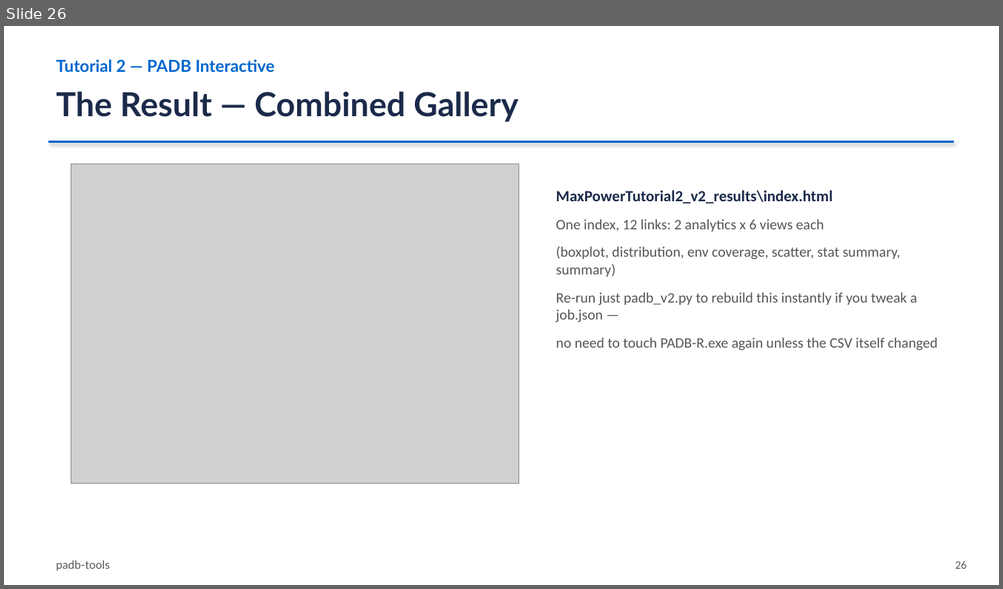
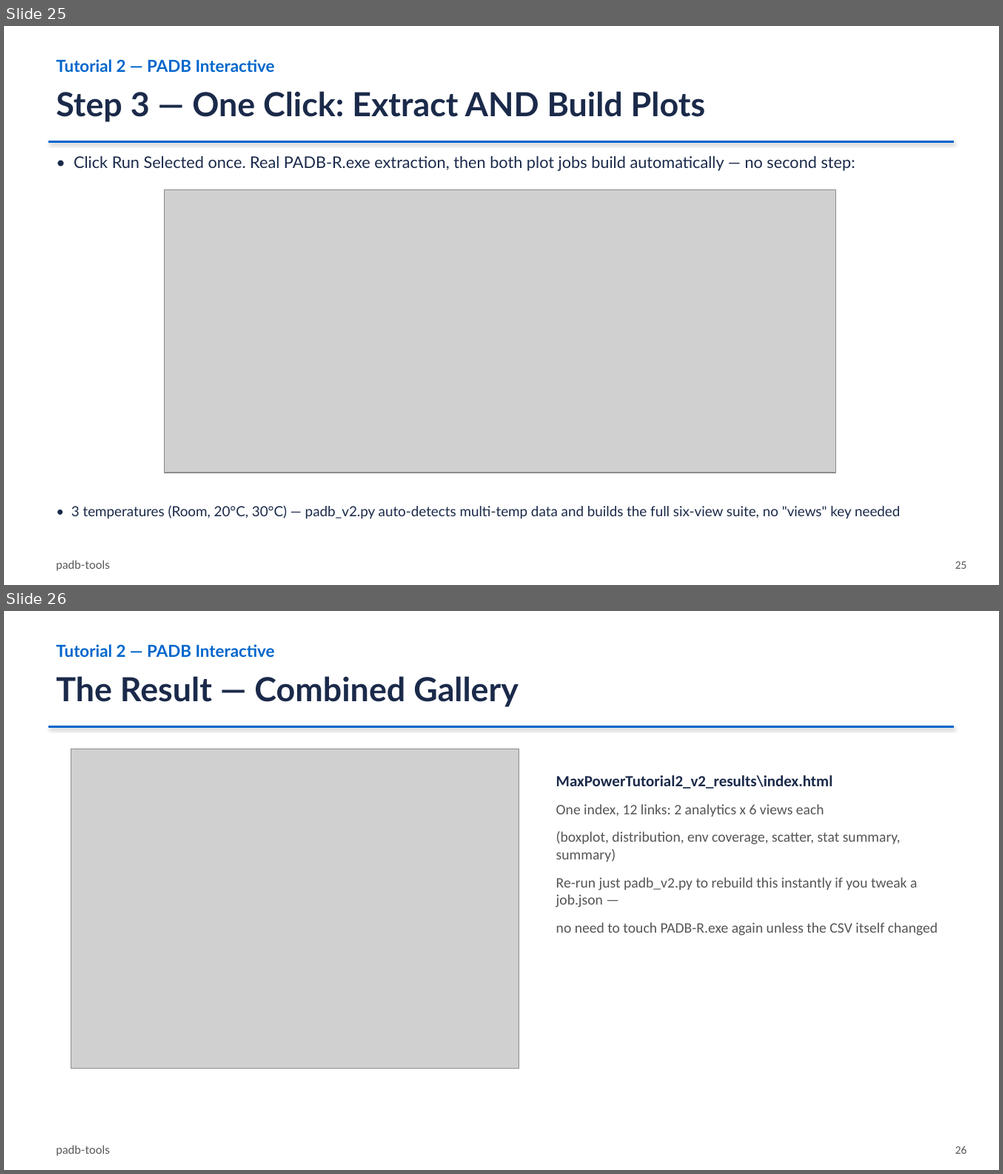
Before and after one commit to damurray/padb-tools, a slide deck: PADB_Simple_and_Interactive.pptx. Shown one above the other, each under a label of ours: slide 26 before the commit, slides 25 and 26 after it. The pictures are 1003x589 and 1003x1174 pixels, drawn with LibreOffice and Linux fonts; fonts in the diff are those of the drawing; grey boxes stand for pictures. Boxes give left, top, right and bottom in pixels: in the first picture for what was removed or moved away, otherwise in the second. Text is boxed around its words. In the diff, an @@ line names an element or a change of style, - is before the commit and + after.

Commit message:
Update Tutorial 1 & 2 slides to the GUI-first web app flow
Replaced the CLI command/output code blocks in Tutorial 1 (slides 19-20)
and Tutorial 2 (slides 23-25) with real screenshots of the actual web
app performing each step -- drop pod, generate job, select the run job,
watch it auto-chain extraction + plot builds. Slide count/numbering
preserved exactly (appendix etc. unaffected).

Screenshots are built from real API responses (pod analytics, generated
job.json content) rendered through static HTML fixtures using the real
app.css, not fabricated mockups. Also caught and fixed a real accuracy
bug in the process: the original Tutorial 2 slides (and my first draft
of the replacement) claimed MaxPowerTutorial2 was Room-only -> scatter+
boxplot only, but its real extracted CSV has 3 temperatures (Room, 20C,
30C) and genuinely builds the full six-view suite -- confirmed against
Slide 26's own real "12 links" screenshot, which the old Step 3 slide
contradicted. Fixed with accurate log content matching padb_v2.py's
actual multi-temp code path (no announcement print, straight to all six
views).

```diff
--- a/PADB_Simple_and_Interactive.pptx
+++ b/PADB_Simple_and_Interactive.pptx
@@ slide 25 added at box(4, 26, 999, 585), background #FFFFFF @@
@@ text added at box(56, 59, 275, 72), 16 pt, text #0066CC, bold @@
+Tutorial 2 — PADB Interactive
@@ text added at box(56, 91, 705, 122), 32 pt, text #1B2A4A, bold @@
+Step 3 — One Click: Extract AND Build Plots
@@ line added from (48, 141) to (954, 141), #0066CC 2.25 pt @@
@@ text added at box(74, 156, 855, 171), 15.5 pt, text #1B2A4A @@
+• Click Run Selected once. Real PADB-R.exe extraction, then both plot jobs build automatically — no second step:
@@ picture added at box(165, 190, 836, 473) @@
@@ text added at box(71, 506, 899, 520), 13.5 pt, text #1B2A4A @@
+• 3 temperatures (Room, 20°C, 30°C) — padb_v2.py auto-detects multi-temp data and builds the full six-view suite, no "views" key needed
@@ text added at box(56, 560, 110, 571), 11 pt, text #555555 @@
+padb-tools
@@ text added at box(955, 562, 967, 569), 11 pt, text #555555 @@
+25
```
Also in this commit, not shown: 2 slides changed, 2 other slides added, 3 slides removed, 7 other files.
